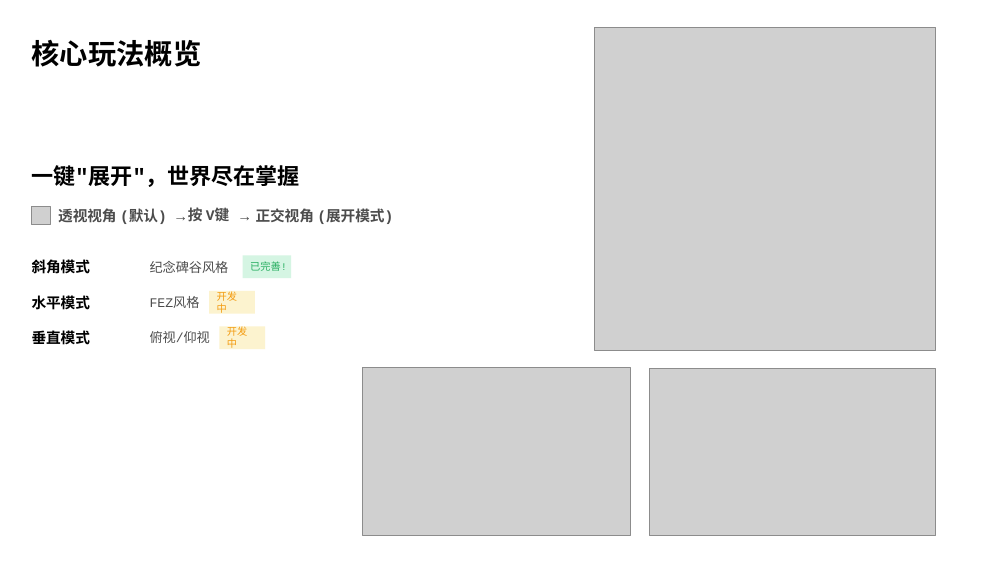
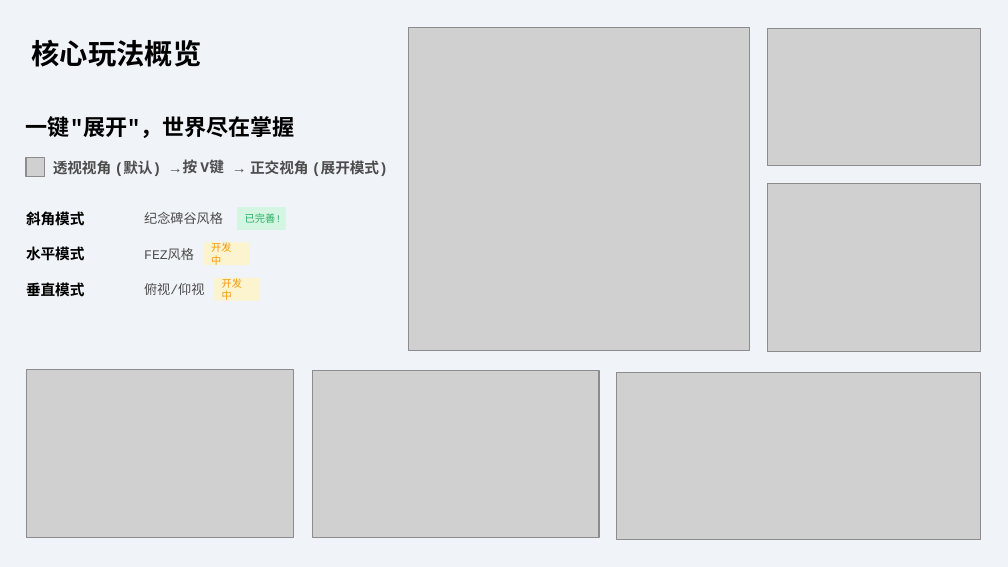
Before and after one commit to UniverseEmbedded/Unfold-Mod, a slide deck: slide 3 of doc/Unfold_Mod_视错觉空间解谜模组_v0.5.pptx. Drawn at 1008x567 pixels with LibreOffice and Linux fonts; fonts in the diff are those of the drawing; grey boxes stand for pictures. Boxes give left, top, right and bottom in pixels: in the first picture for what was removed or moved away, otherwise in the second. Text is boxed around its words. In the diff, an @@ line names an element or a change of style, - is before the commit and + after.

```diff
--- a/doc/Unfold_Mod_视错觉空间解谜模组_v0.5.pptx
+++ b/doc/Unfold_Mod_视错觉空间解谜模组_v0.5.pptx
@@ background #FFFFFF to #F0F3F8 @@
@@ picture: place and size @@
-picture at (595,27,936,351)
+picture at (408,27,750,351)
@@ picture added at (768,28,981,166) @@
@@ picture added at (768,183,981,352) @@
@@ 15 texts, 3 rectangles, 1 picture: place and size @@
-15 texts, 3 rectangles, 1 picture at (31,165,393,351)
+15 texts, 3 rectangles, 1 picture at (26,116,388,303)
@@ picture: place and size @@
-picture at (363,368,630,536)
+picture at (26,370,293,538)
@@ picture: place and size @@
-picture at (649,369,935,536)
+picture at (312,371,599,538)
@@ picture added at (616,372,980,539) @@
```
Also in this commit, not shown: 10 other slides changed, 1 other file.
